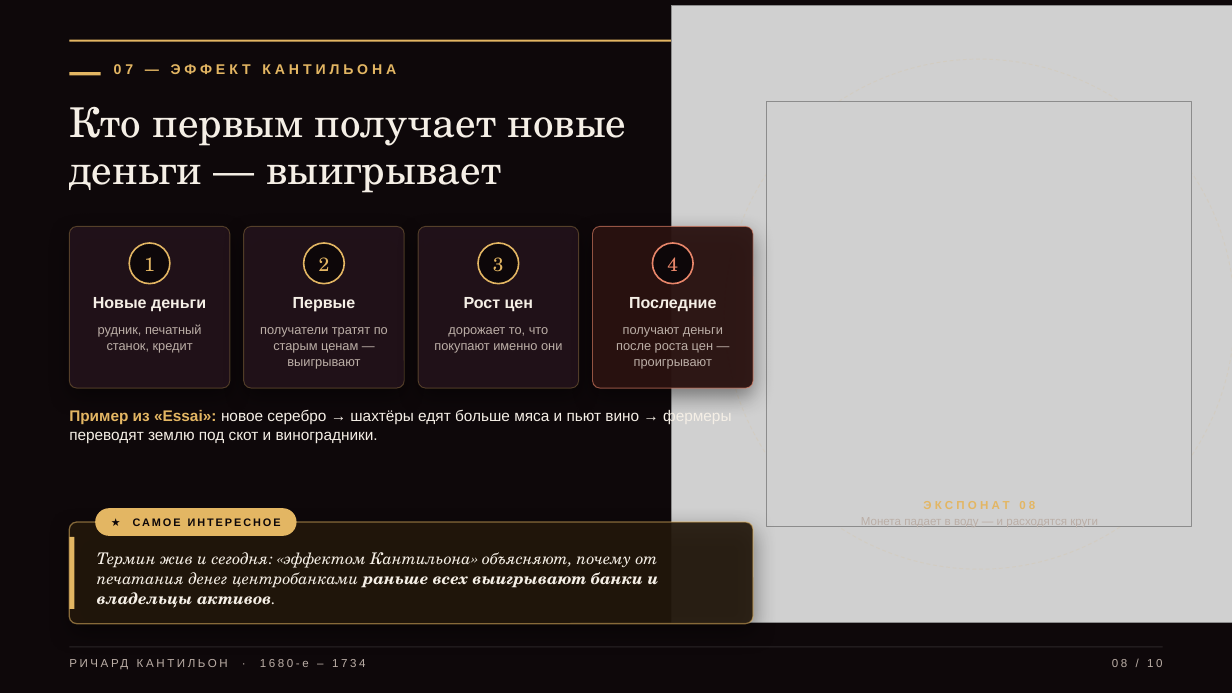
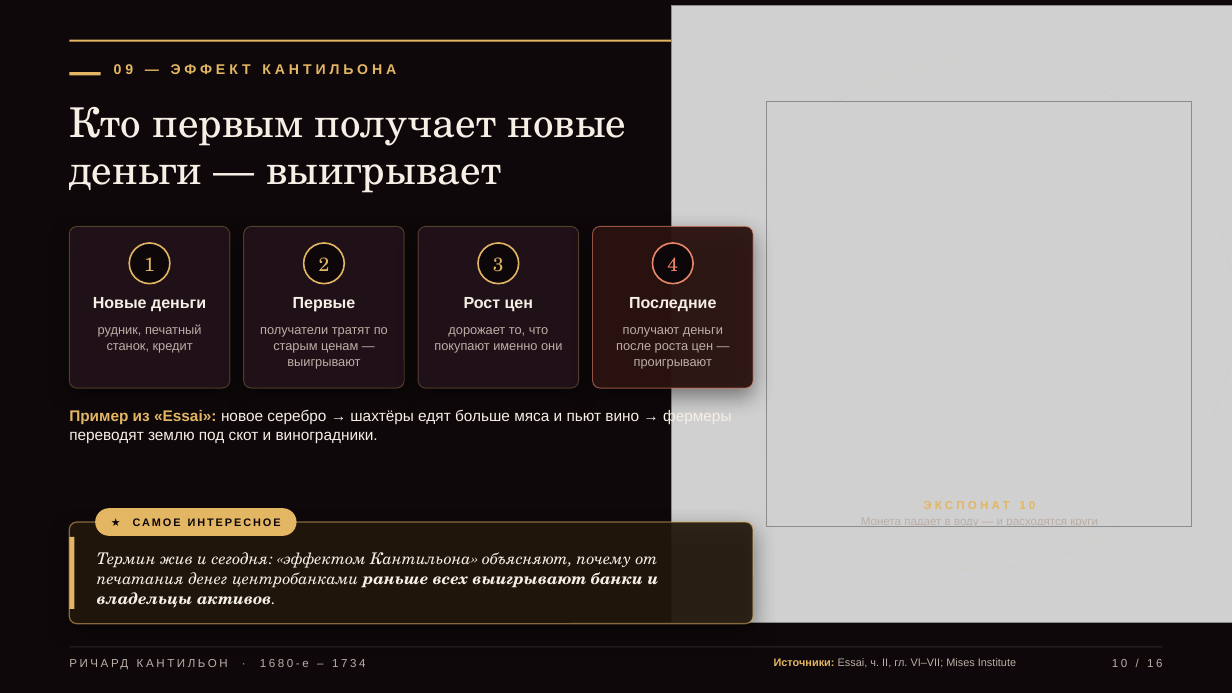
Before and after one commit to overbaffe1/omgGame, a slide deck: slide 10 of exports/cantillon-3d-presentation.pptx (slide 8 before the commit). Drawn at 1232x693 pixels with LibreOffice and Linux fonts; fonts in the diff are those of the drawing; grey boxes stand for pictures; background and template pictures are left out. Boxes give left, top, right and bottom in pixels: in the first picture for what was removed or moved away, otherwise in the second. Text is boxed around its words. In the diff, an @@ line names an element or a change of style, - is before the commit and + after.

```diff
--- a/exports/cantillon-3d-presentation.pptx
+++ b/exports/cantillon-3d-presentation.pptx
@@ text at [114, 64, 396, 74]: text changed @@
-07 — ЭФФЕКТ КАНТИЛЬОНА
+09 — ЭФФЕКТ КАНТИЛЬОНА
@@ text at [923, 501, 1035, 509]: text changed @@
-ЭКСПОНАТ 08
+ЭКСПОНАТ 10
@@ text added at [774, 658, 1016, 668], 8.5 pt, text #BBAEA6 @@
+Источники: Essai, ч. II, гл. VI–VII; Mises Institute
@@ text at [1112, 659, 1162, 667]: text changed @@
-08 / 10
+10 / 16
```
Also in this commit, not shown: 9 other slides changed, 6 slides added, 24 other files.
